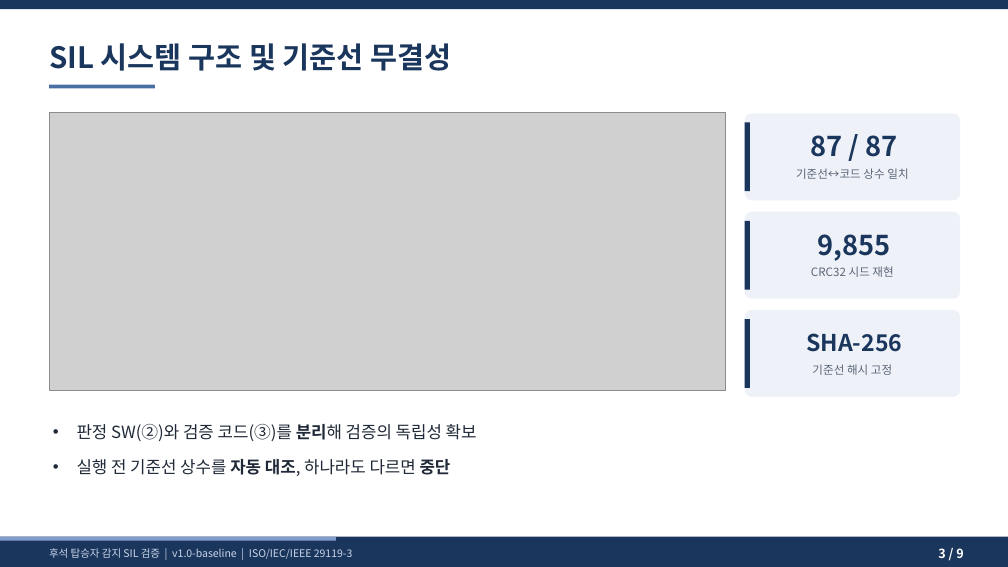
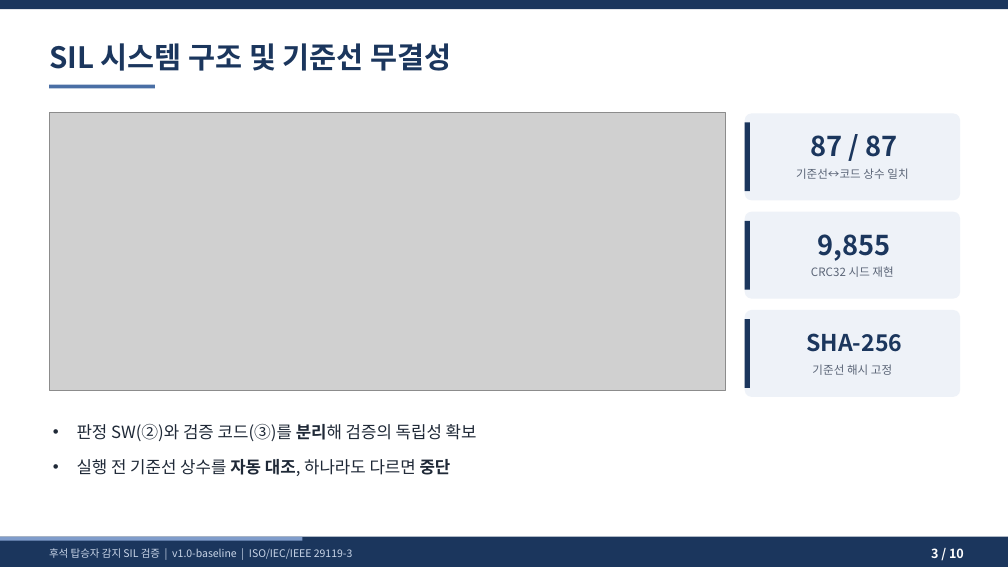
Before and after one commit to yooksoo828-prog/rear-seat-occupant-sil-verification, a slide deck: slide 3 of deliverables/후석탑승자감지_SIL검증_발표자료_v1.0.pptx. Drawn at 1008x567 pixels with LibreOffice and Linux fonts; fonts in the diff are those of the drawing; grey boxes stand for pictures. Boxes give left, top, right and bottom in pixels: in the first picture for what was removed or moved away, otherwise in the second. Text is boxed around its words. In the diff, an @@ line names an element or a change of style, - is before the commit and + after.

```diff
--- a/deliverables/후석탑승자감지_SIL검증_발표자료_v1.0.pptx
+++ b/deliverables/후석탑승자감지_SIL검증_발표자료_v1.0.pptx
@@ rectangle resized from (x1=0, y1=537, x2=336, y2=541) to (x1=0, y1=537, x2=302, y2=541) @@
@@ text at (x1=931, y1=548, x2=964, y2=558): text changed @@
-3 / 9
+3 / 10
```
Also in this commit, not shown: 8 other slides changed, 1 slide added, 6 other files.
